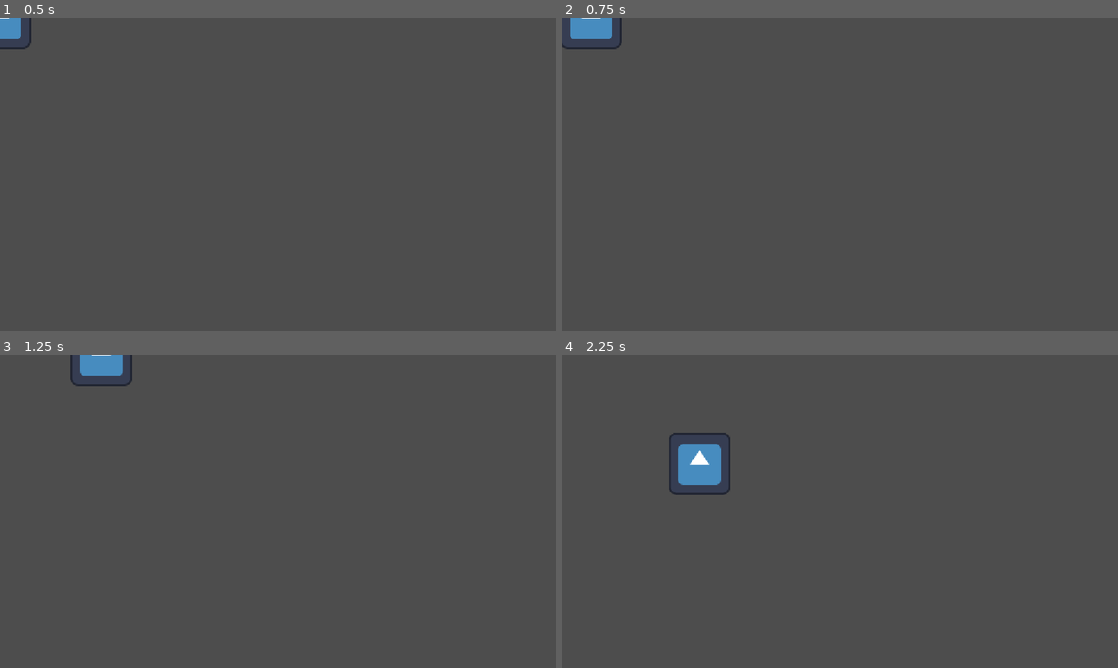
Above: before the commit, frames 1-4 (two rows, left to right).
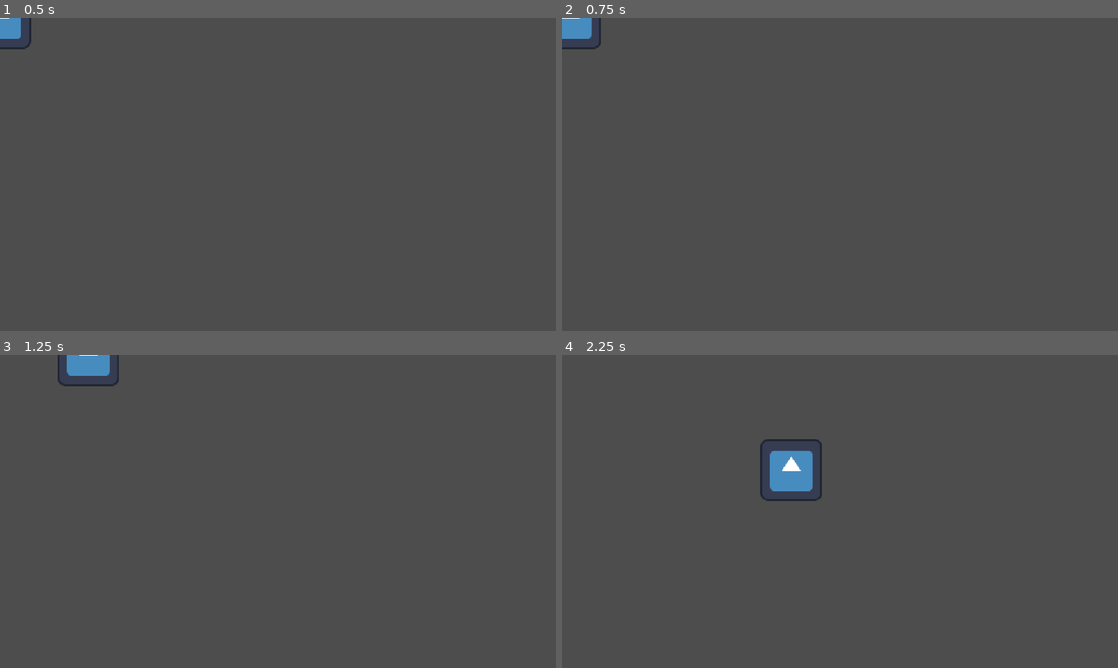
Above: after the commit, the same moments.

Repository: amanpreetdev/skating_game_tempname
Game: Godot game, scene res://Main.tscn
Two runs of this game, one before a commit and one after it. Both use one fixed random seed, a clock stepped at 60 frames per second and the inputs below. The engine's default icon, where the game draws it, is replaced by a stand-in: a white triangle on a blue panel in a dark square.
Inputs:
- Up to frame 1 (0.5 s): no input
- Up to frame 2 (0.75 s): tap Enter at 0.5 s; hold Right (ui_right) from 0.53 s (still down)
- Up to frame 3 (1.25 s): keep holding Right (ui_right)
- Up to frame 4 (2.25 s): release Right (ui_right) at 1.28 s; hold Down (ui_down) 1.28-2.03 s; hold Right (ui_right) from 2.03 s (still down)

Frame 1 is identical in both runs. In frame 2, 0.4% of the frame differs, in the area x 0-11%, y 0-10%; in frame 3, 0.5%; in frame 4, 2.6%, in the area x 19-47%, y 24-47%.

Commit message:
Implemented skating momentum movement

Diff:
--- a/player.gd
+++ b/player.gd
@@ -1,6 +1,8 @@
 extends CharacterBody2D
 
-@export var speed = 300.0
+@export var max_speed = 400.0
+@export var acceleration = 800.0
+@export var friction = 200.0
 
 func _physics_process(delta):
 	var direction = Vector2.ZERO
@@ -19,6 +21,12 @@
 
 	direction = direction.normalized()
 
-	velocity = direction * speed
+	if direction != Vector2.ZERO:
+		velocity += direction * acceleration * delta
+
+		if velocity.length() > max_speed:
+			velocity = velocity.normalized() * max_speed
+	else:
+		velocity = velocity.move_toward(Vector2.ZERO, friction * delta)
 
 	move_and_slide()
